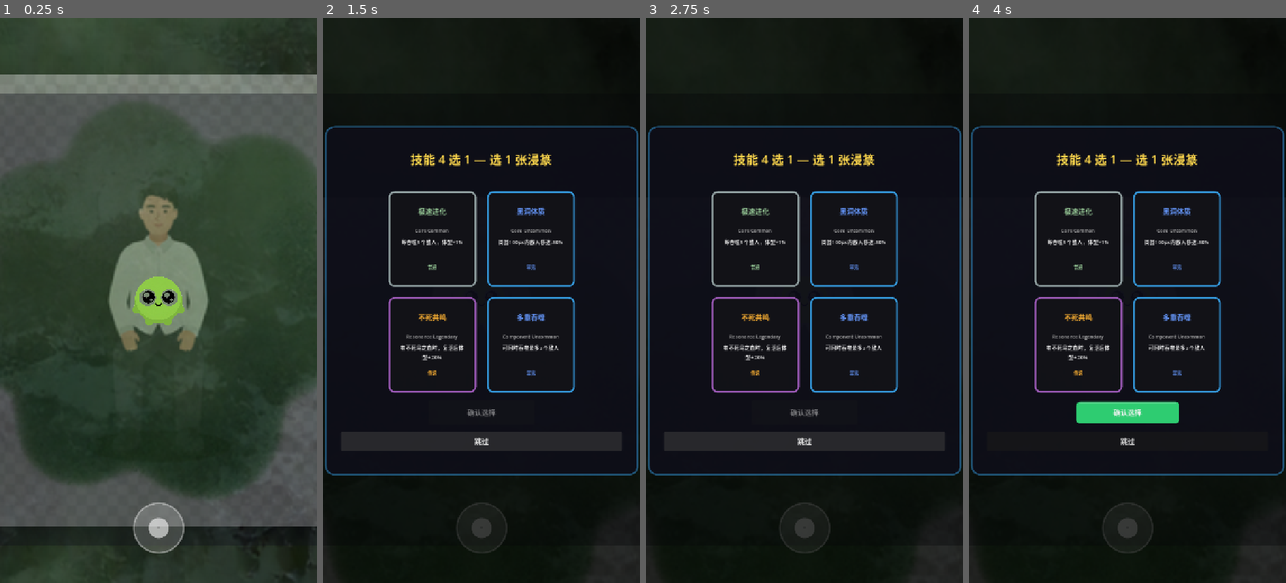
Above: before the commit, frames 1-4 (left to right).
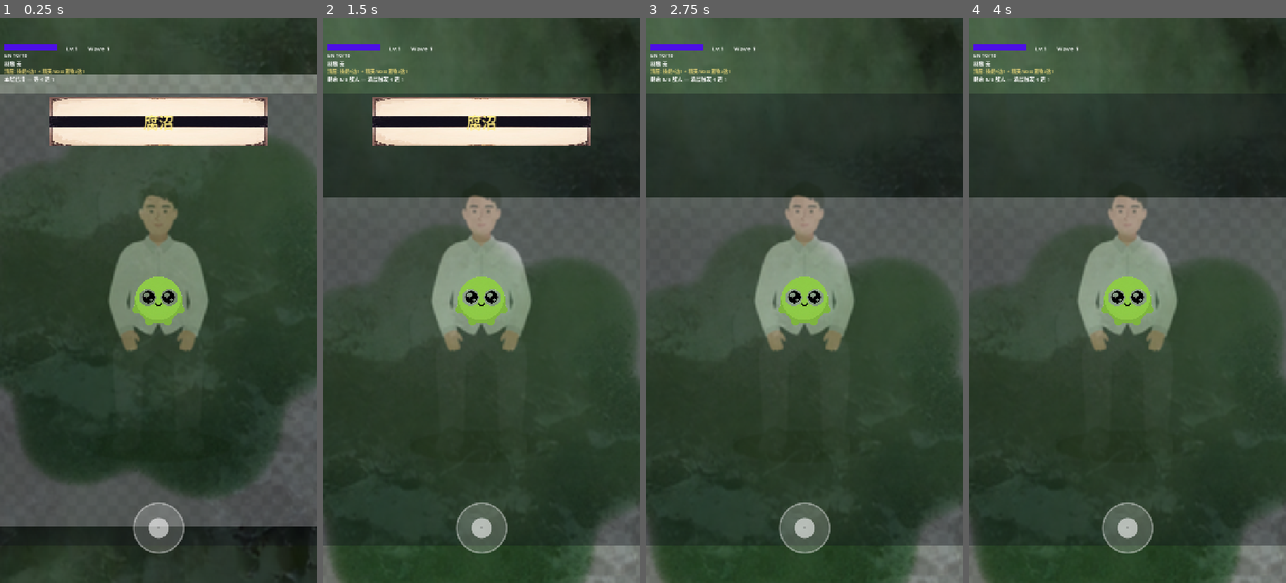
Above: after the commit, the same moments.

Repository: Gearace/DevourSurvivors
Game: Godot game, scene res://scenes/main_game.tscn
Two runs of this game, one before a commit and one after it. Both use one fixed random seed, a clock stepped at 60 frames per second and the inputs below.
Inputs (mouse positions are in pixels of both pictures, inside the frame that each line leads up to):
- Up to frame 1 (0.25 s): no input
- Up to frame 2 (1.5 s): tap Enter at 0.5 s; drag from (481, 526) to (513, 176) at 0.52 s; click (481, 441) at 1.25 s, where only the run before the commit has a clickable "跳过"
- Up to frame 3 (2.75 s): click (804, 441) at 2 s, where only the run before the commit has a clickable "跳过"
- Up to frame 4 (4 s): click (1127, 441) at 2.75 s, where only the run before the commit has a clickable "跳过"; tap Space at 3.5 s; drag from (1064, 328) to (1111, 413) at 3.52 s

The runs differ from the first frame. In frame 1, 6.4% of the frame differs, in the area x 1-85%, y 4-23%; in frame 2, 94%; in frame 3, 95%; in frame 4, 98%, in the area x 0-100%, y 0-100%.
Error before the commit: Parse Error: Expected indented block after function declaration. (res://scripts/hud_controller.gd:298)
Error after the commit: Invalid call to function 'get' in base 'RefCounted (alarm_system.gd)'. Expected 1 argument(s). (res://scripts/hud_controller.gd:259)

Commit message:
M6 修复: enemy_base textures 字典闭合 } + dict 内 // 注释改 #; hud_controller 去尾部重复 func _process + lvl_colors 作用域修复

Diff:
--- a/scripts/enemy_base.gd
+++ b/scripts/enemy_base.gd
@@ -62,7 +62,7 @@
 	"split": preload("res://assets/sprites/enemies/enemy_split.png"),
 	"decoy": preload("res://assets/sprites/enemies/enemy_decoy.png"),
 	"boss": preload("res://assets/sprites/enemies/enemy_boss.png"),
-	// v1.2 多大关: 精英 4 变体 (GDD 7.3) + 章节 Boss 3 形态 (GDD 7.5)
+	# v1.2 多大关: 精英 4 变体 (GDD 7.3) + 章节 Boss 3 形态 (GDD 7.5)
 	"elite_tearer":   preload("res://assets/sprites/enemies/enemy_elite_tearer.png"),
 	"elite_toxin":    preload("res://assets/sprites/enemies/enemy_elite_toxin.png"),
 	"elite_mirror":   preload("res://assets/sprites/enemies/enemy_elite_mirror.png"),
@@ -70,7 +70,7 @@
 	"boss_ch1":       preload("res://assets/sprites/enemies/enemy_boss_ch1.png"),
 	"boss_v2_void":   preload("res://assets/sprites/enemies/enemy_boss_v2_void.png"),
 	"boss_v3_abyss":  preload("res://assets/sprites/enemies/enemy_boss_v3_abyss.png"),
-	// P1 风格新怪 (关卡设计 §3.0 风格差异表)
+	# P1 风格新怪 (关卡设计 §3.0 风格差异表)
 	"toxin_pod":    preload("res://assets/sprites/enemies/enemy_toxin_pod.png"),
 	"split_body":   preload("res://assets/sprites/enemies/enemy_split_body.png"),
 	"phase_slash":  preload("res://assets/sprites/enemies/enemy_phase_slash.png"),
--- a/scripts/hud_controller.gd
+++ b/scripts/hud_controller.gd
@@ -266,8 +266,8 @@
 			_alarm_icon.visible = true
 			_alarm_label.visible = true
 			var lvl_colors: Array = [Color.WHITE, Color(1.0, 0.75, 0.3, 1.0), Color(1.0, 0.4, 0.3, 1.0), Color(1.0, 0.15, 0.15, 1.0)]
-		_alarm_icon.modulate = lvl_colors[mini(level, lvl_colors.size() - 1)]
-		_alarm_label.text = "警报 ×" + str(level)
+			_alarm_icon.modulate = lvl_colors[mini(level, lvl_colors.size() - 1)]
+			_alarm_label.text = "警报 ×" + str(level)
 
 ## P1: 章节横幅 — GameManager.chapter 变化时闪现 2.5s (ui_chapter_banner 底图)
 func _update_chapter_banner(delta: float) -> void:
@@ -294,5 +294,3 @@
 		if _banner_timer_chapter <= 0.0:
 			_chapter_banner_bg.visible = false
 			_chapter_banner_label.visible = false
-
-func _process(_delta: float) -> void:
